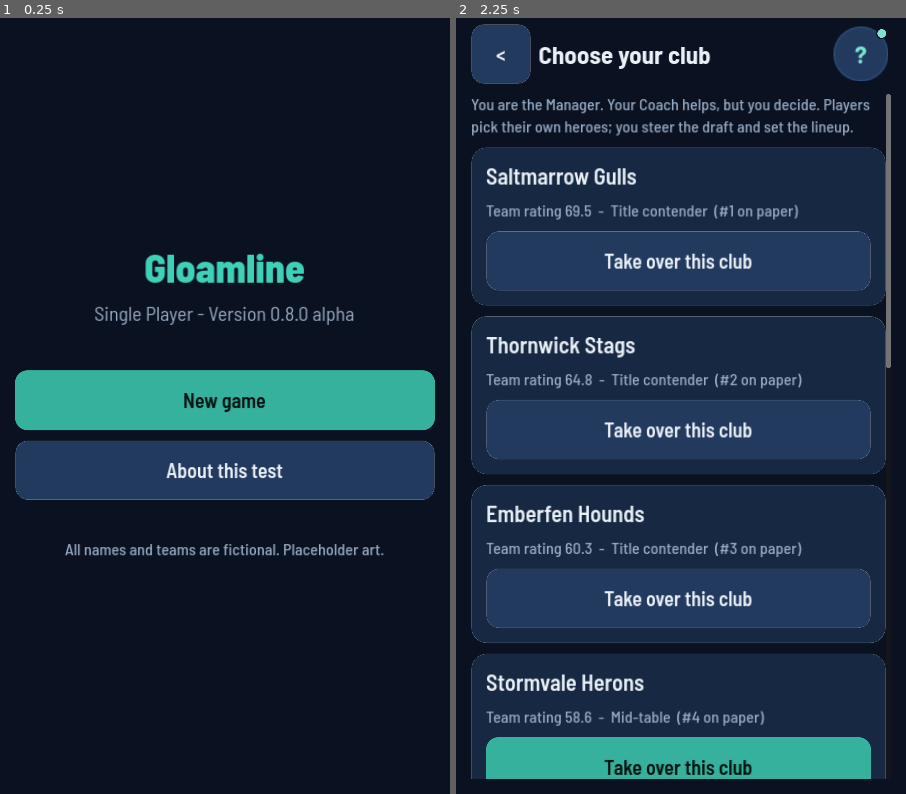
Above: before the commit, frames 1-2 (left to right).
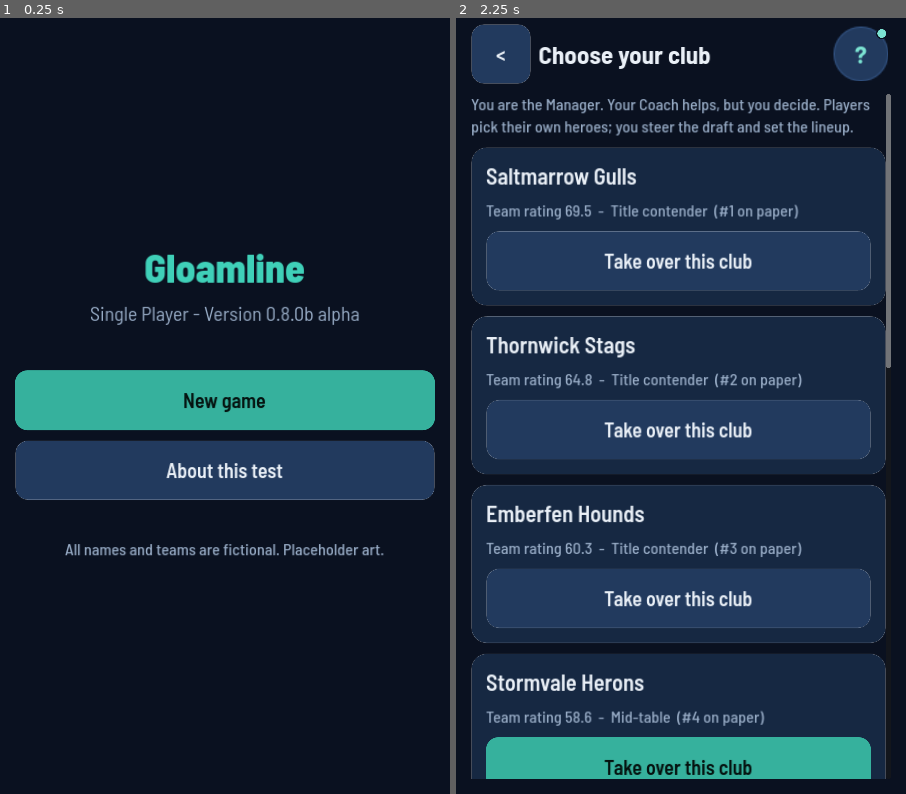
Above: after the commit, the same moments.

Repository: lowfuyi/MOBA-Manager-Dev
Game: Godot game, scene res://scenes/main.tscn
The game is run twice, just before and just after one commit, with the same random seed, the same clock (stepped at 60 frames per second) and the same inputs.
Inputs:
- Up to frame 1 (0.25 s): no input
- Up to frame 2 (2.25 s): click "New game" at 0.5 s; click "<" at 1.25 s; click "New game" at 2 s

The runs differ from the first frame. In frame 1, 0.6% of the frame differs, in the area x 20-80%, y 37-40%; in frame 2, nothing differs.

Commit message:
0.8.0b: version label and versionCode 11 for the frame-rate test build, notes, ledger (producer)
Co-Authored-By: Claude Opus 5.5 <noreply@anthropic.com>

Diff:
--- a/game/src/core/app.gd
+++ b/game/src/core/app.gd
@@ -1,7 +1,7 @@
 extends Node
 ## Autoload "App": shared game objects and screen navigation.
 
-const VERSION_LABEL := "0.8.0 alpha"
+const VERSION_LABEL := "0.8.0b alpha"
 const LARGE_SCALE := UI.LARGE_SCALE    # one number, kept in ui.gd with the other tokens
 const SETTINGS_PATH := "user://settings.cfg"
 
Not shown, changed: game/export_presets.cfg
Not shown, changed: company/LEDGER.md
Not shown, changed: docs/ALPHA-0.8-NOTES.md
